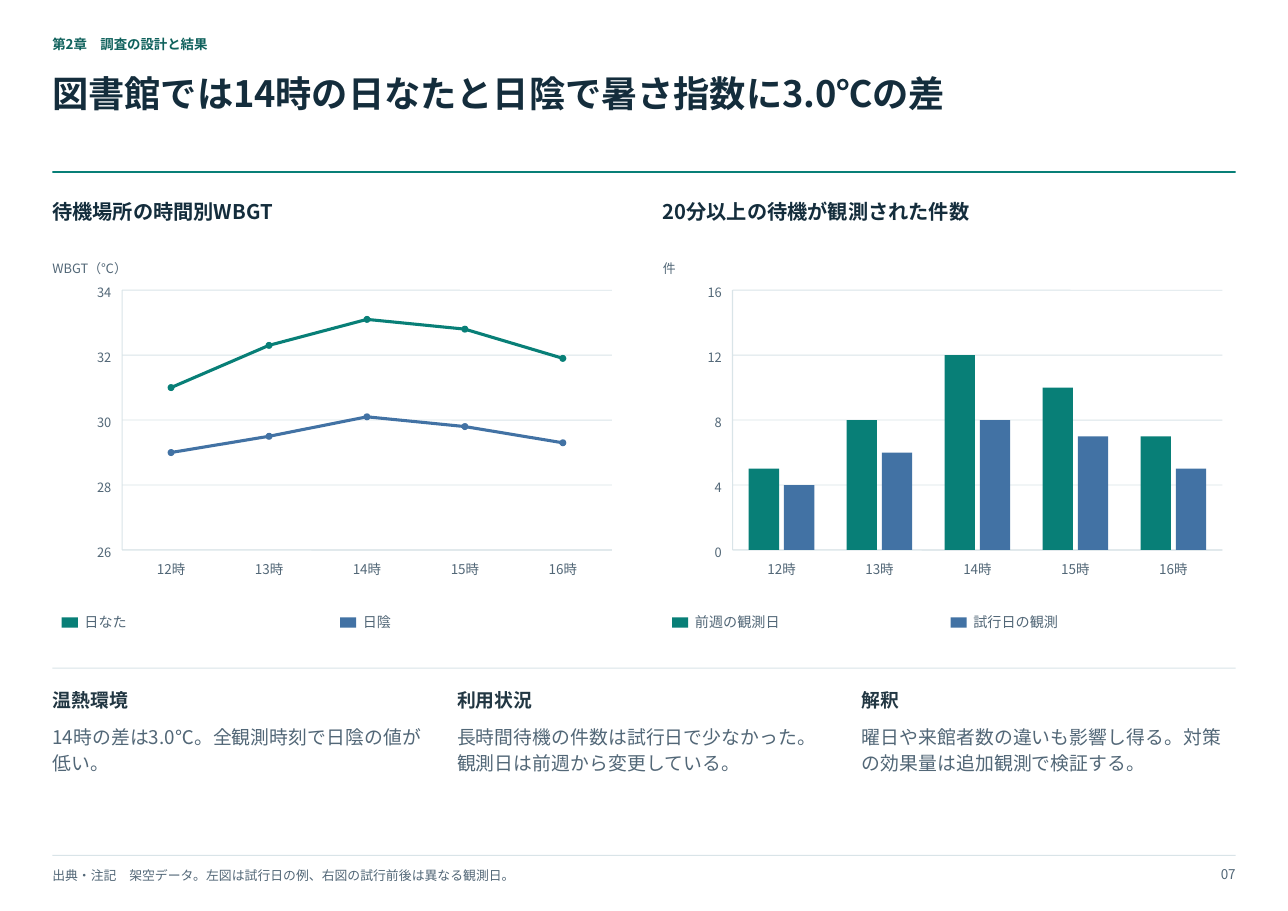
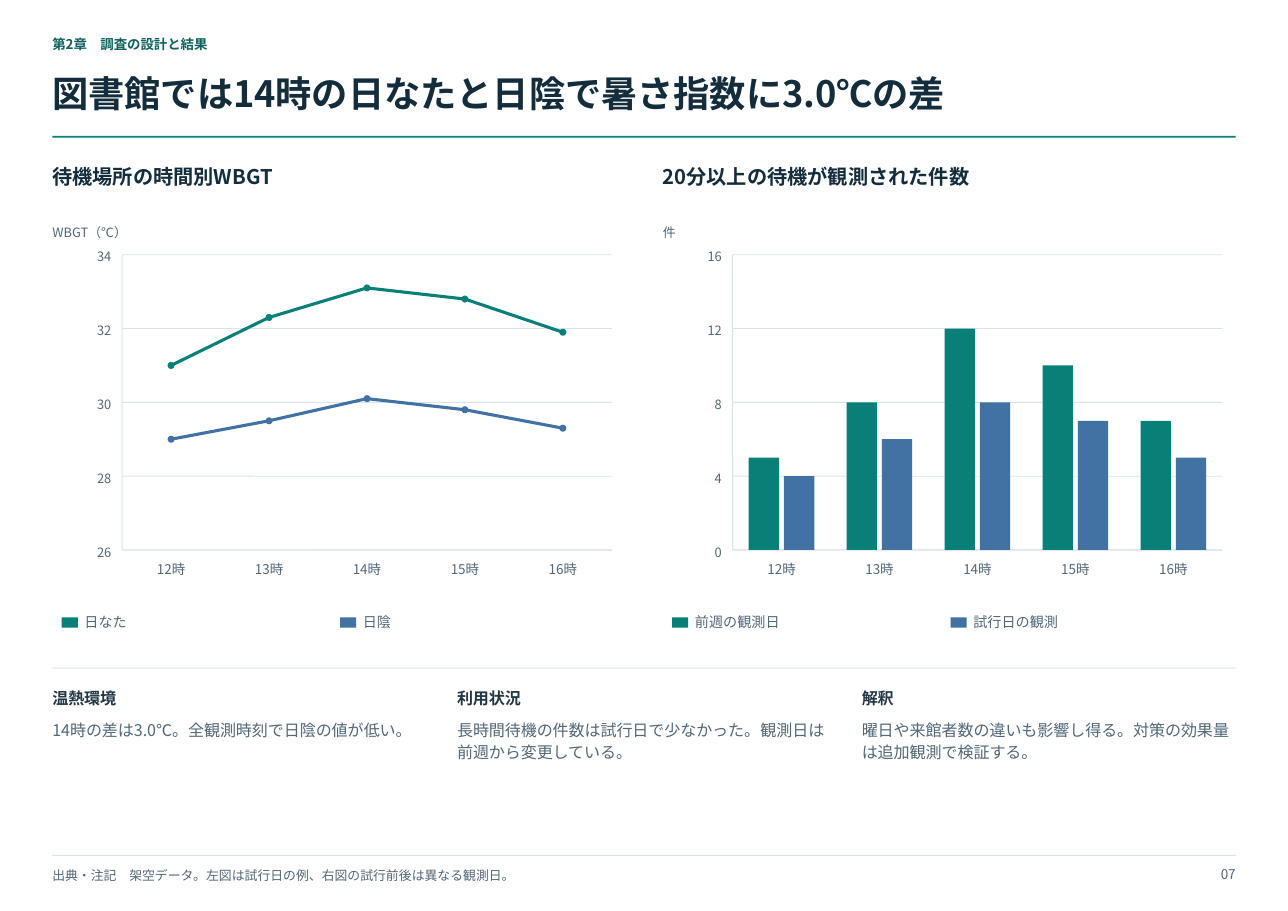
Before and after one commit to sibyl2501/consulting-pptx-templates, a slide deck: slide 7 of consulting_layout_examples.pptx. Drawn at 1288x911 pixels with LibreOffice and Linux fonts; fonts in the diff are those of the drawing. Boxes give left, top, right and bottom in pixels: in the first picture for what was removed or moved away, otherwise in the second. Text is boxed around its words. In the diff, an @@ line names an element or a change of style, - is before the commit and + after.

```diff
--- a/consulting_layout_examples.pptx
+++ b/consulting_layout_examples.pptx
@@ line moved from (122, 290) - (122, 550) to (122, 255) - (122, 550) @@
@@ 6 texts, 3 lines: place and size @@
-6 texts, 3 lines at bbox=[52, 172, 1236, 297]
+6 texts, 3 lines at bbox=[52, 137, 1236, 261]
@@ line moved from (733, 290) - (733, 550) to (733, 255) - (733, 550) @@
@@ line moved from (269, 345) - (367, 320) to (269, 317) - (367, 288) @@
@@ 3 ellipses, 2 texts, 1 line: place and size @@
-3 ellipses, 2 texts, 1 line at bbox=[97, 316, 722, 362]
+3 ellipses, 2 texts, 1 line at bbox=[97, 284, 722, 335]
@@ line moved from (465, 329) - (563, 358) to (465, 299) - (563, 333) @@
@@ line moved from (171, 388) - (269, 345) to (171, 366) - (269, 317) @@
@@ 2 ellipses, 2 lines: place and size @@
-2 ellipses, 2 lines at bbox=[122, 355, 1223, 391]
+2 ellipses, 2 lines at bbox=[122, 328, 1223, 368]
@@ rectangle: place and size @@
-rectangle at bbox=[945, 355, 976, 550]
+rectangle at bbox=[945, 328, 976, 550]
@@ rectangle: place and size @@
-rectangle at bbox=[1042, 388, 1073, 550]
+rectangle at bbox=[1042, 366, 1073, 550]
@@ 5 ellipses, 4 lines: place and size @@
-5 ellipses, 4 lines at bbox=[167, 413, 566, 456]
+5 ellipses, 4 lines at bbox=[167, 396, 566, 442]
@@ 2 texts, 2 lines: place and size @@
-2 texts, 2 lines at bbox=[97, 417, 1223, 427]
+2 texts, 2 lines at bbox=[97, 399, 1223, 409]
@@ rectangle: place and size @@
-rectangle at bbox=[847, 420, 878, 550]
+rectangle at bbox=[847, 402, 878, 550]
@@ rectangle: place and size @@
-rectangle at bbox=[981, 420, 1011, 550]
+rectangle at bbox=[981, 402, 1011, 550]
@@ rectangle: place and size @@
-rectangle at bbox=[883, 453, 913, 550]
+rectangle at bbox=[883, 440, 913, 550]
@@ rectangle: place and size @@
-rectangle at bbox=[1078, 436, 1108, 550]
+rectangle at bbox=[1078, 421, 1108, 550]
@@ rectangle: place and size @@
-rectangle at bbox=[1140, 436, 1171, 550]
+rectangle at bbox=[1140, 421, 1171, 550]
@@ 2 texts, 2 lines: place and size @@
-2 texts, 2 lines at bbox=[97, 482, 1223, 492]
+2 texts, 2 lines at bbox=[97, 473, 1223, 483]
@@ rectangle: place and size @@
-rectangle at bbox=[749, 468, 780, 550]
+rectangle at bbox=[749, 457, 780, 550]
@@ rectangle: place and size @@
-rectangle at bbox=[784, 485, 815, 550]
+rectangle at bbox=[784, 476, 815, 550]
@@ rectangle: place and size @@
-rectangle at bbox=[1176, 468, 1206, 550]
+rectangle at bbox=[1176, 457, 1206, 550]
@@ size 12.3 to 10.5 pt in 6 elements at bbox=[52, 687, 116, 708], bbox=[457, 690, 521, 706], bbox=[862, 687, 894, 708], bbox=[52, 722, 411, 738], bbox=[457, 722, 824, 760], bbox=[862, 722, 1229, 760] @@
```
Also in this commit, not shown: 12 other slides changed, 4 other files.
